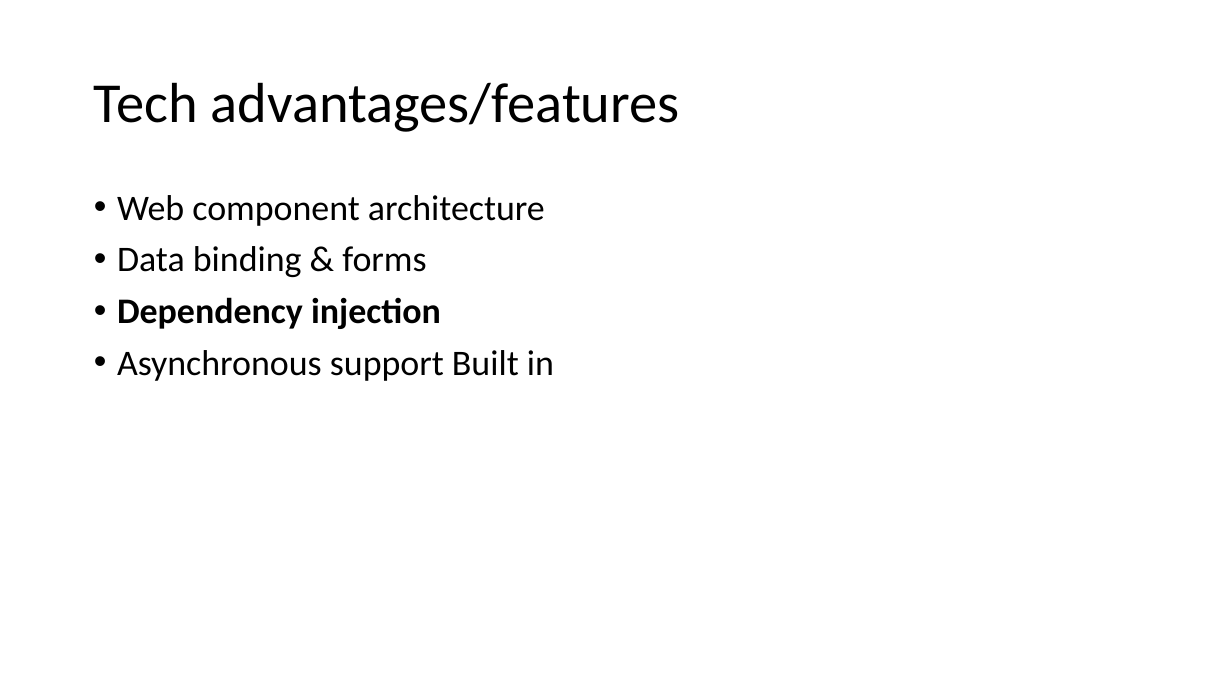
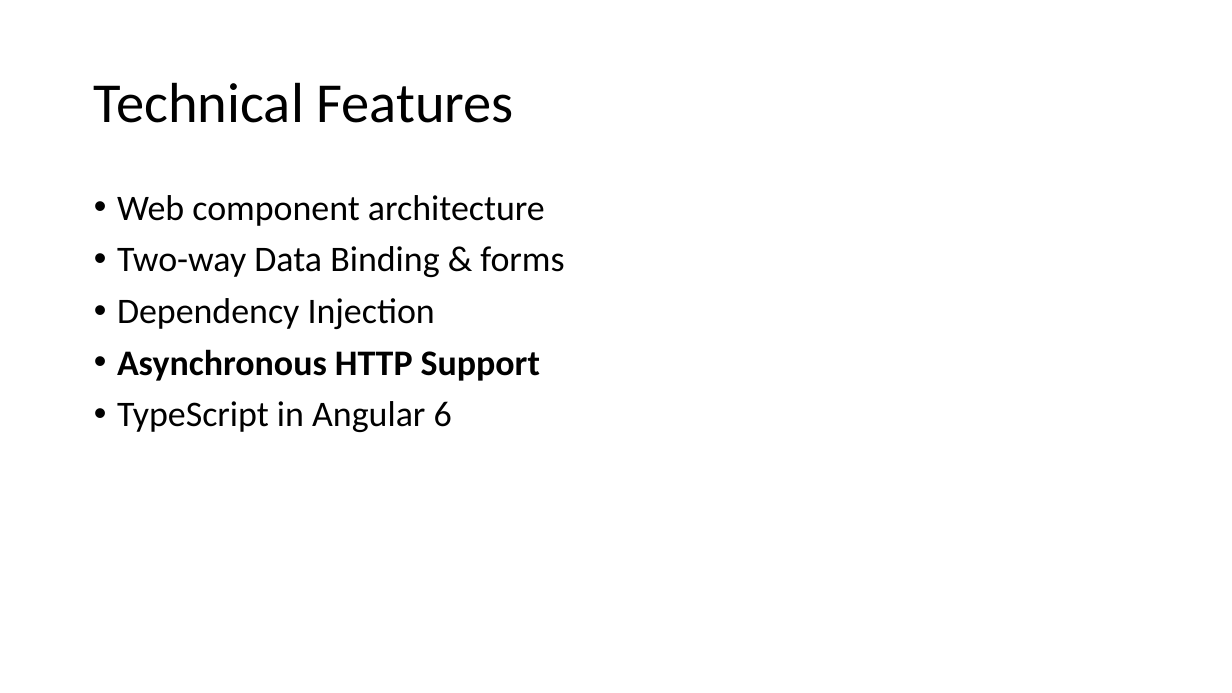
Before and after one commit to jkutzfla/cf2018demo, a slide deck: slide 34 of www/docs/Angular4CFDevs_jkutzfla_2018.pptx (slide 26 before the commit). Drawn at 1232x693 pixels with LibreOffice and Linux fonts; fonts in the diff are those of the drawing. Boxes give left, top, right and bottom in pixels: in the first picture for what was removed or moved away, otherwise in the second. Text is boxed around its words. In the diff, an @@ line names an element or a change of style, - is before the commit and + after.

```diff
--- a/www/docs/Angular4CFDevs_jkutzfla_2018.pptx
+++ b/www/docs/Angular4CFDevs_jkutzfla_2018.pptx
@@ title at (x1=94, y1=82, x2=514, y2=123): text changed @@
-Tech advantages/features
+Technical Features
@@ text at (x1=117, y1=246, x2=564, y2=432): text changed @@
-• Data binding & forms
-• Dependency injection
-• Asynchronous support Built in
+• Two-way Data Binding & forms
+• Dependency Injection
+• Asynchronous HTTP Support
+• TypeScript in Angular 6
```
Also in this commit, not shown: 32 other slides changed, 5 slides added, 2 slides removed.
